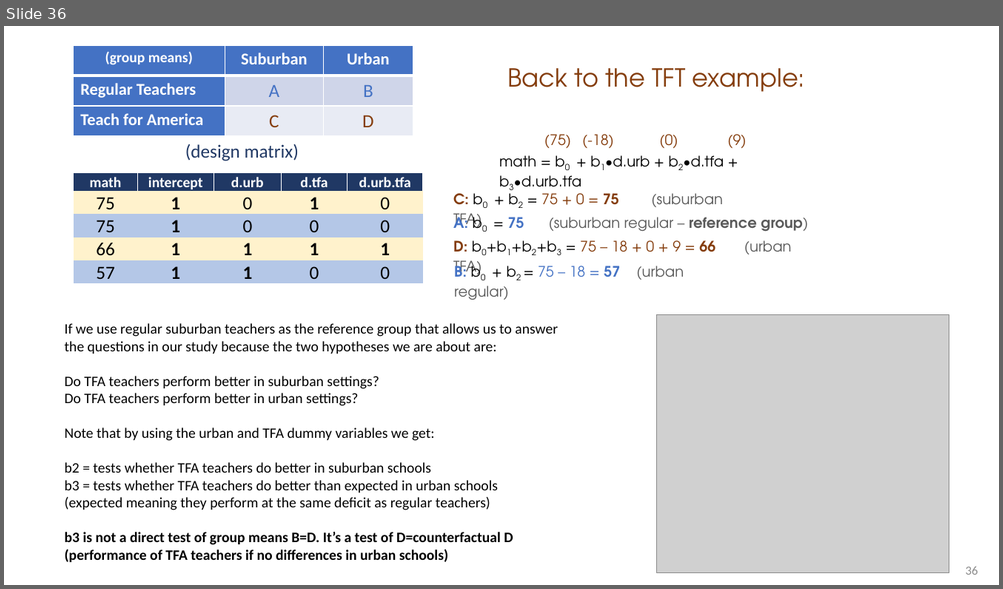
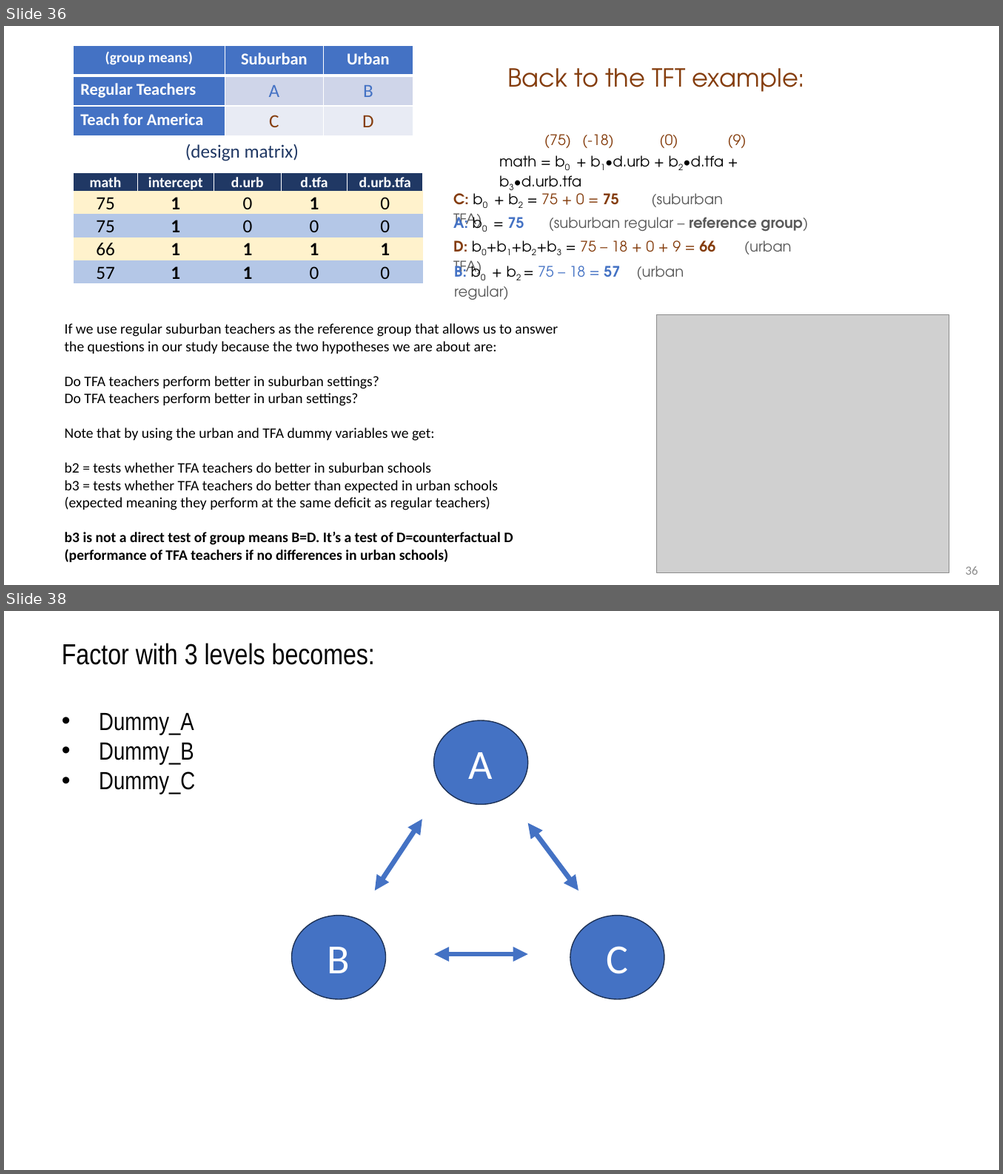
Before and after one commit to Watts-College/paf-510-template, a slide deck: lectures/hypotheses-tests-with-dummy-variables.pptx. Shown one above the other, each under a label of ours: slide 36 before the commit, slides 36 and 38 after it; the slides between them are not shown. The pictures are 1003x589 and 1003x1174 pixels, drawn with LibreOffice and Linux fonts; fonts in the diff are those of the drawing; grey boxes stand for pictures. Boxes give left, top, right and bottom in pixels: in the first picture for what was removed or moved away, otherwise in the second. Text is boxed around its words. In the diff, an @@ line names an element or a change of style, - is before the commit and + after.

```diff
--- a/lectures/hypotheses-tests-with-dummy-variables.pptx
+++ b/lectures/hypotheses-tests-with-dummy-variables.pptx
@@ slide 38 added at (x1=4, y1=611, x2=999, y2=1170), background #FFFFFF @@
@@ text added at (x1=62, y1=643, x2=375, y2=795), 28 pt, text #000000 @@
+Factor with 3 levels becomes:
+• Dummy_A
+• Dummy_B
+• Dummy_C
@@ ellipse added at (x1=434, y1=721, x2=528, y2=804), fill #4472C4, outline #1E3256 1 pt, 40 pt, text #FFFFFF @@
+A
@@ double arrow added from (375, 891) to (422, 819), #4472C4 4.75 pt @@
@@ double arrow added from (578, 891) to (528, 823), #4472C4 4.75 pt @@
@@ ellipse added at (x1=291, y1=915, x2=385, y2=999), fill #4472C4, outline #1E3256 1 pt, 40 pt, text #FFFFFF @@
+B
@@ ellipse added at (x1=570, y1=915, x2=664, y2=999), fill #4472C4, outline #1E3256 1 pt, 40 pt, text #FFFFFF @@
+C
@@ double arrow added from (435, 954) to (528, 954), #4472C4 4.75 pt @@
```
Also in this commit, not shown: 9 other slides added, 1 other file.
